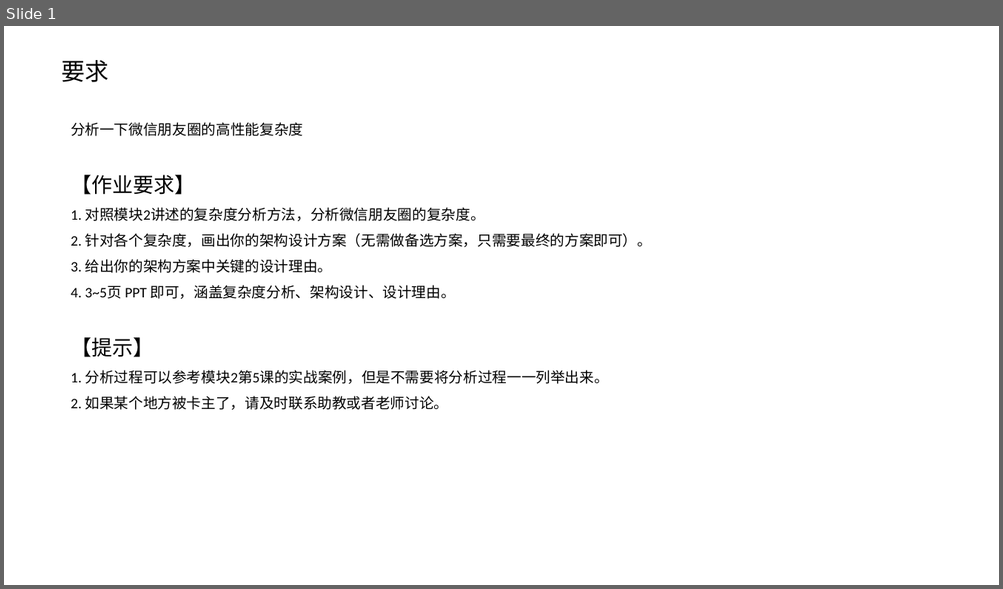
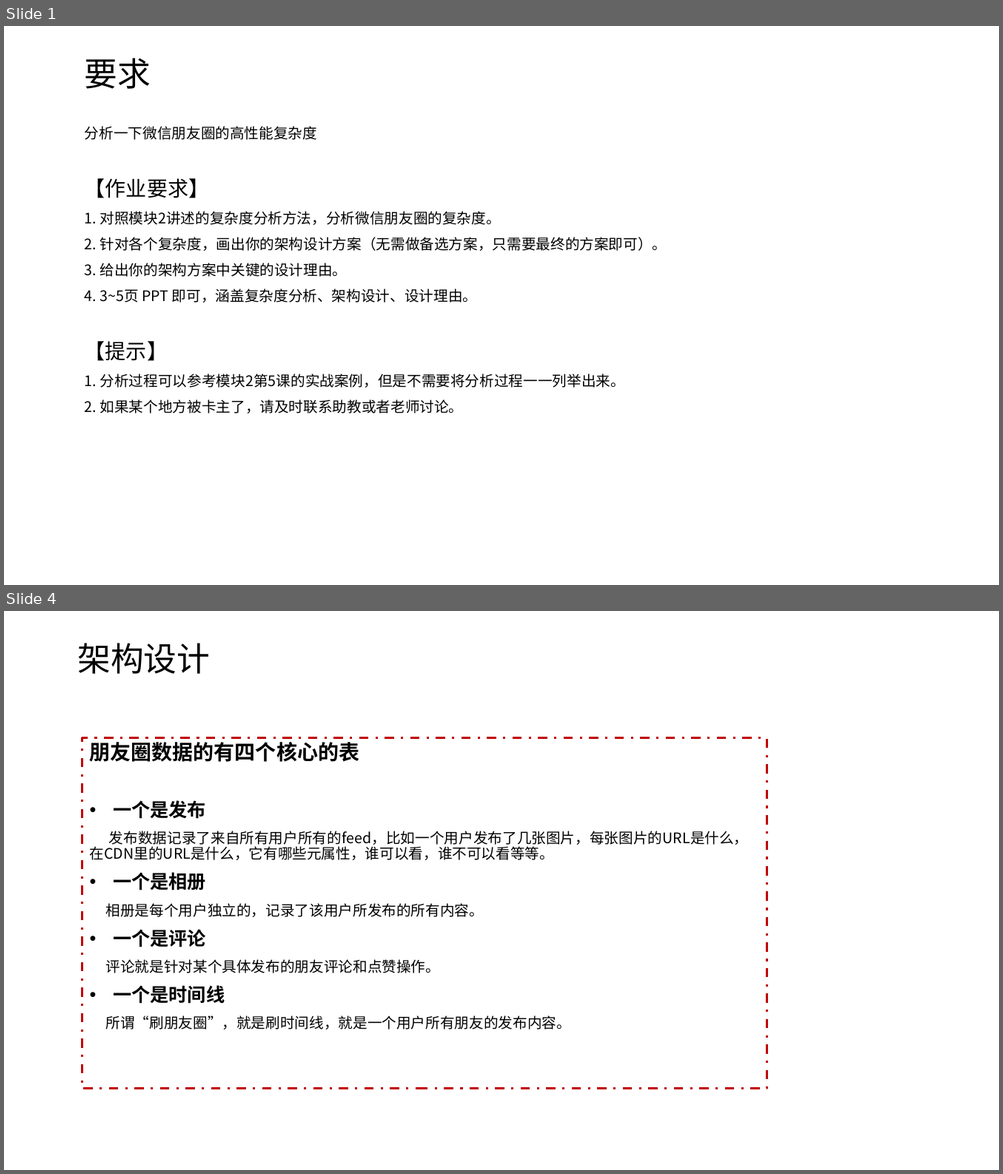
Before and after one commit to snowwolf-lw/learn-architecture, a slide deck: 模块二作业/微信朋友圈复杂度.pptx. Shown one above the other, each under a label of ours: slide 1 before the commit, slides 1 and 4 after it; the slides between them are not shown. The pictures are 1003x589 and 1003x1174 pixels, drawn with LibreOffice and Linux fonts; fonts in the diff are those of the drawing. Boxes give left, top, right and bottom in pixels: in the first picture for what was removed or moved away, otherwise in the second. Text is boxed around its words. In the diff, an @@ line names an element or a change of style, - is before the commit and + after.

Commit message:
交作业

```diff
--- a/模块二作业/微信朋友圈复杂度.pptx
+++ b/模块二作业/微信朋友圈复杂度.pptx
@@ slide 4 added at (x1=4, y1=611, x2=999, y2=1170), background #FFFFFF @@
@@ subtitle added at (x1=77, y1=643, x2=210, y2=674), 32 pt, text #000000 @@
+架构设计
@@ rectangle added at (x1=82, y1=738, x2=767, y2=1088), outline #C00000 2.25 pt dashed, 14 pt, text #000000 @@
+朋友圈数据的有四个核心的表
+• 一个是发布
+发布数据记录了来自所有用户所有的feed，比如一个用户发布了几张图片，每张图片的URL是什么， 在CDN里的URL是什么，它有哪些元属性，谁可以看，谁不可以看等等。
+• 一个是相册
+相册是每个用户独立的，记录了该用户所发布的所有内容。
+• 一个是评论
+评论就是针对某个具体发布的朋友评论和点赞操作。
+• 一个是时间线
+所谓“刷朋友圈”，就是刷时间线，就是一个用户所有朋友的发布内容。
@@ slide 1 changed as well @@
@@ subtitle "要求" moved from (x1=61, y1=60, x2=108, y2=82) to (x1=85, y1=58, x2=151, y2=89) @@
@@ subtitle "要求" at (x1=85, y1=58, x2=151, y2=89): size 23 to 32 pt, font Calibri to Noto Sans CJK SC @@
@@ text "分析一下微信朋友圈的高性能复杂度" moved from (x1=71, y1=122, x2=652, y2=410) to (x1=85, y1=126, x2=667, y2=414) @@
@@ text "分析一下微信朋友圈的高性能复杂度" at (x1=85, y1=126, x2=667, y2=414): font Calibri to Noto Sans CJK SC @@
```
Also in this commit, not shown: 2 other slides changed, 2 other slides added, 4 slides removed.
